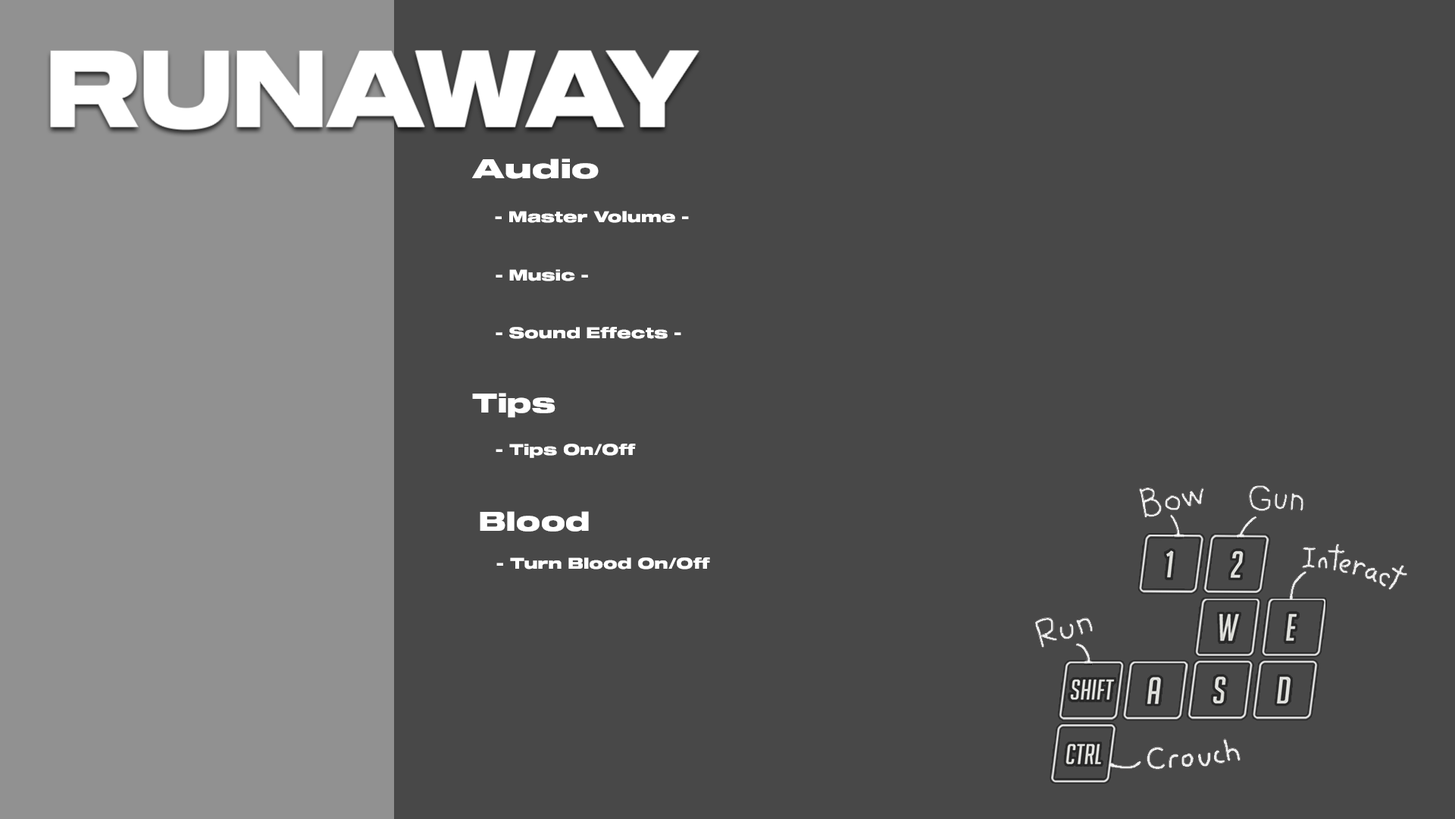
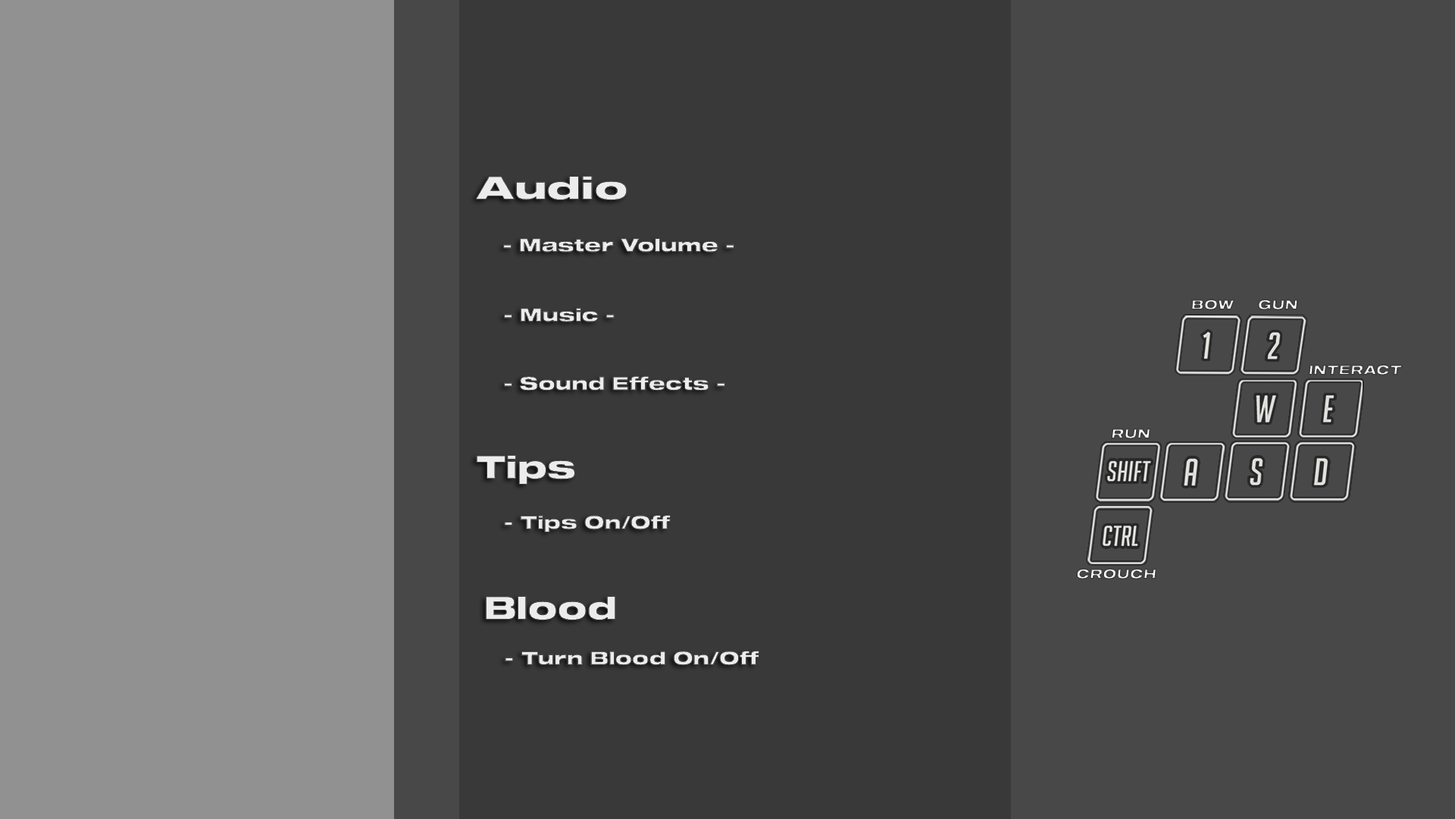
Layered file, before and after one edit (1455x819). Changes by layer:
hid "Layer 1" over box(46, 50, 704, 138)
removed layer "- Sound Effects -" over box(495, 326, 682, 339)
removed layer "- Music -" over box(495, 269, 589, 282)
removed layer "- Master Volume -" over box(494, 210, 690, 223)
"Audio": opacity 100% → 90%, moved it above "Layer 3", painted on it over box(472, 158, 760, 665)
hid "Layer 3" over box(1083, 531, 1294, 768)
added layer "Crouch" above "Interact copy" over box(1076, 568, 1157, 580)
added layer "Interact copy" above "Interact" over box(1111, 428, 1151, 439)
added layer "Interact" above "Gun" over box(1309, 364, 1403, 376)
added layer "Gun" above "Bow" over box(1258, 299, 1299, 311)
added layer "Bow" above "Layer 2" over box(1191, 299, 1235, 311)
hid "Layer 2", painted on it over box(1033, 298, 1410, 771)
painted on "Keyboard" over box(1051, 315, 1363, 783)
removed layer "- Turn Blood On/Off" over box(496, 557, 711, 570)
removed layer "Blood" over box(479, 510, 589, 532)
removed layer "- Tips On/Off" over box(495, 443, 636, 458)
removed layer "Tips" over box(472, 392, 556, 418)
added layer "Rectangle 3" (47%) above "Rectangle 2" over box(459, 0, 1012, 819)
